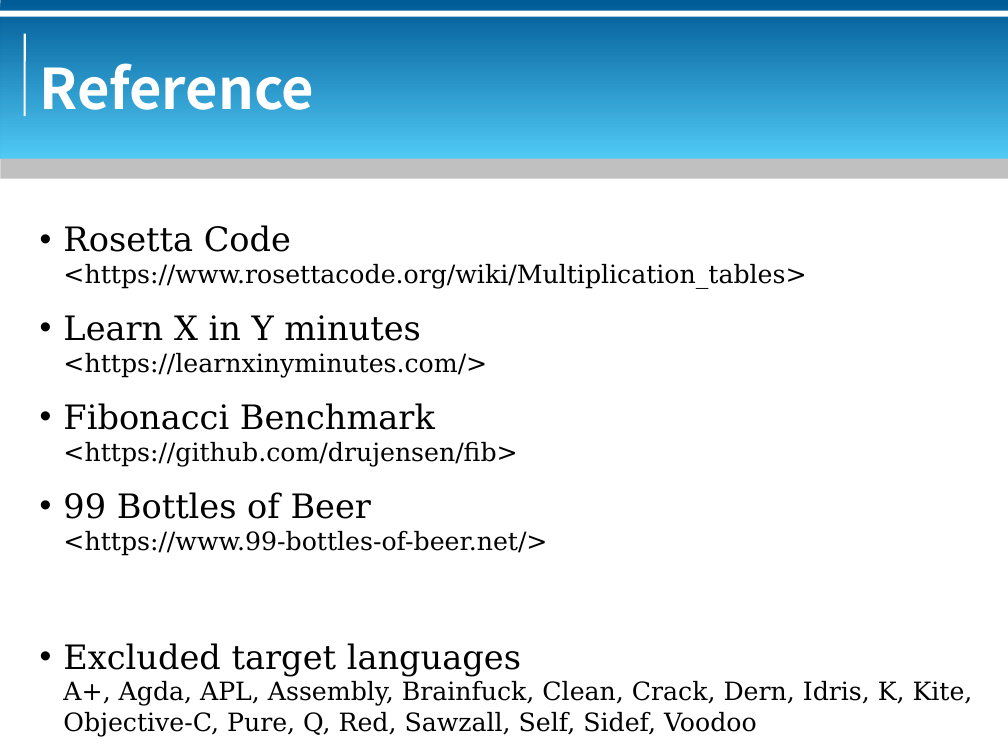
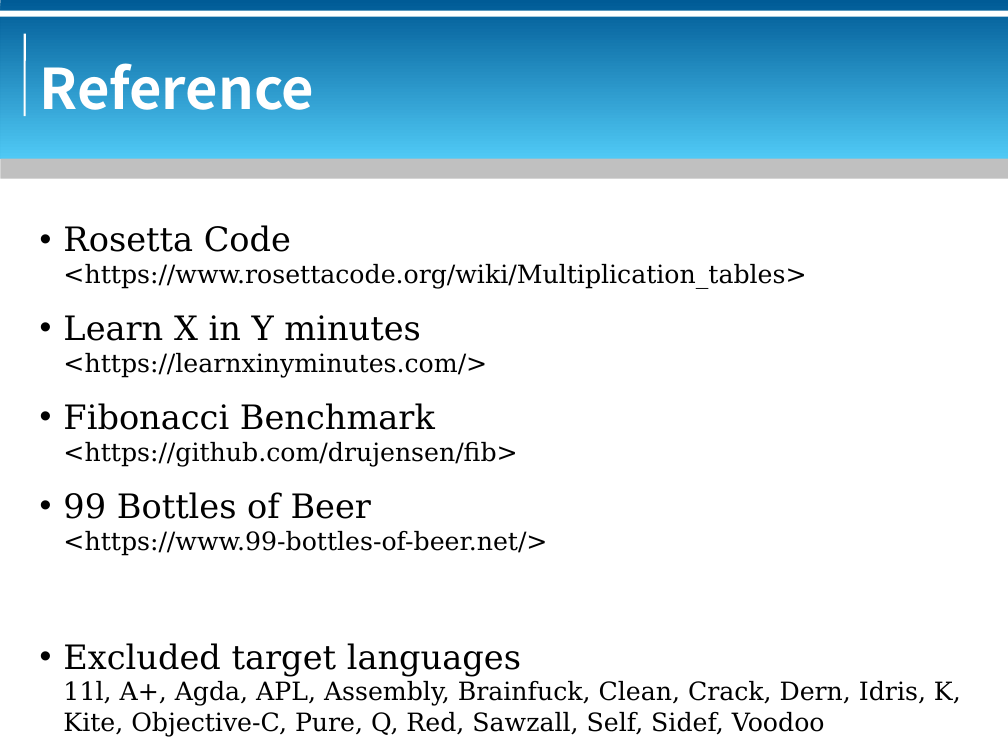
Before and after one commit to bluebat/.presentations, a slide deck: slide 70 of multiplication-table.odp (slide 69 before the commit). Drawn at 1008x756 pixels with LibreOffice and Linux fonts; fonts in the diff are those of the drawing; background and template pictures are left out. Boxes give left, top, right and bottom in pixels: in the first picture for what was removed or moved away, otherwise in the second. Text is boxed around its words. In the diff, an @@ line names an element or a change of style, - is before the commit and + after.

```diff
--- a/multiplication-table.odp
+++ b/multiplication-table.odp
@@ text at <box>63,681,961,737</box>: text changed @@
-A+, Agda, APL, Assembly, Brainfuck, Clean, Crack, Dern, Idris, K, Kite, Objective-C, Pure, Q, Red, Sawzall, Self, Sidef, Voodoo
+11l, A+, Agda, APL, Assembly, Brainfuck, Clean, Crack, Dern, Idris, K, Kite, Objective-C, Pure, Q, Red, Sawzall, Self, Sidef, Voodoo
```
Also in this commit, not shown: 1 other slide changed, 1 slide added, 1 other file.
